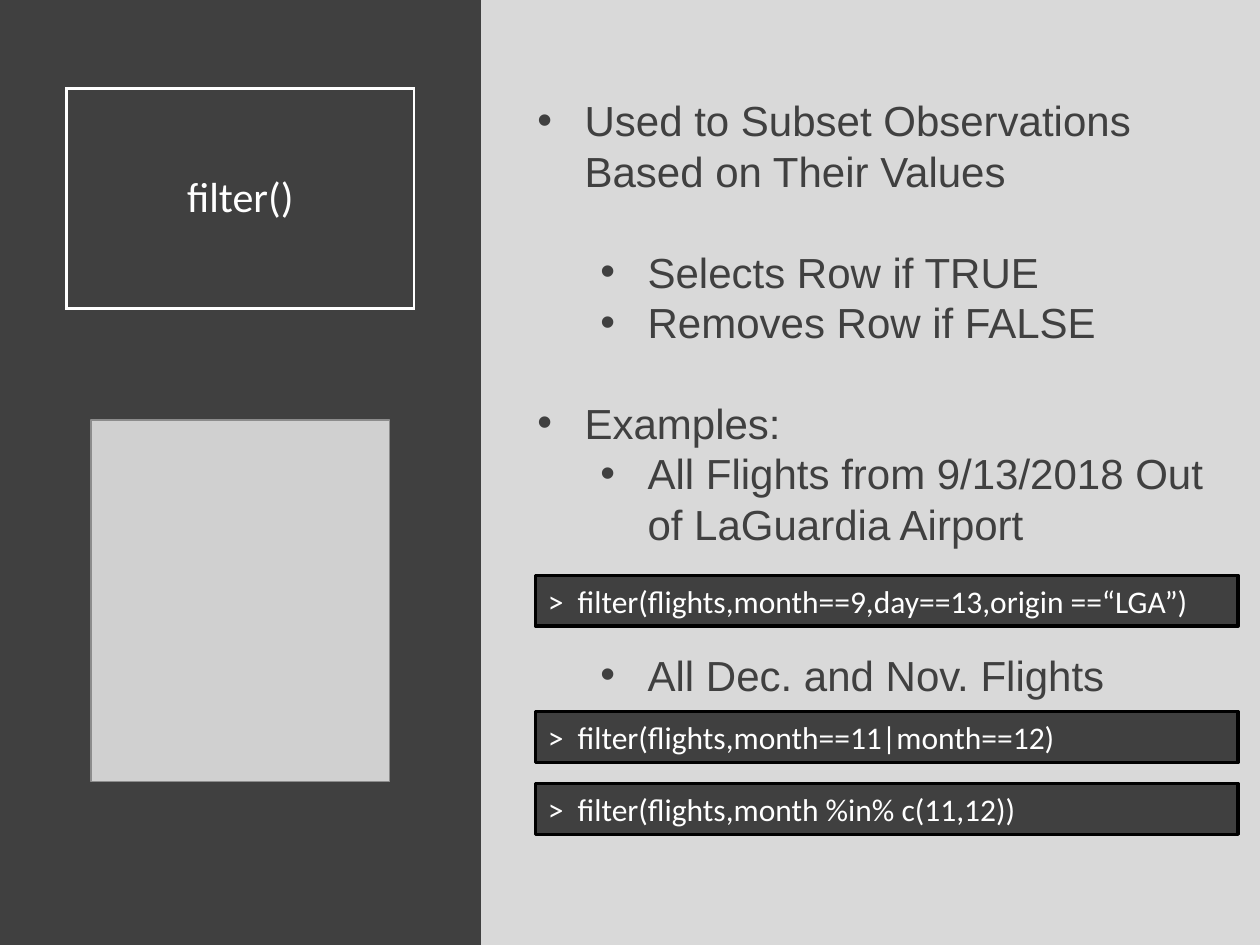
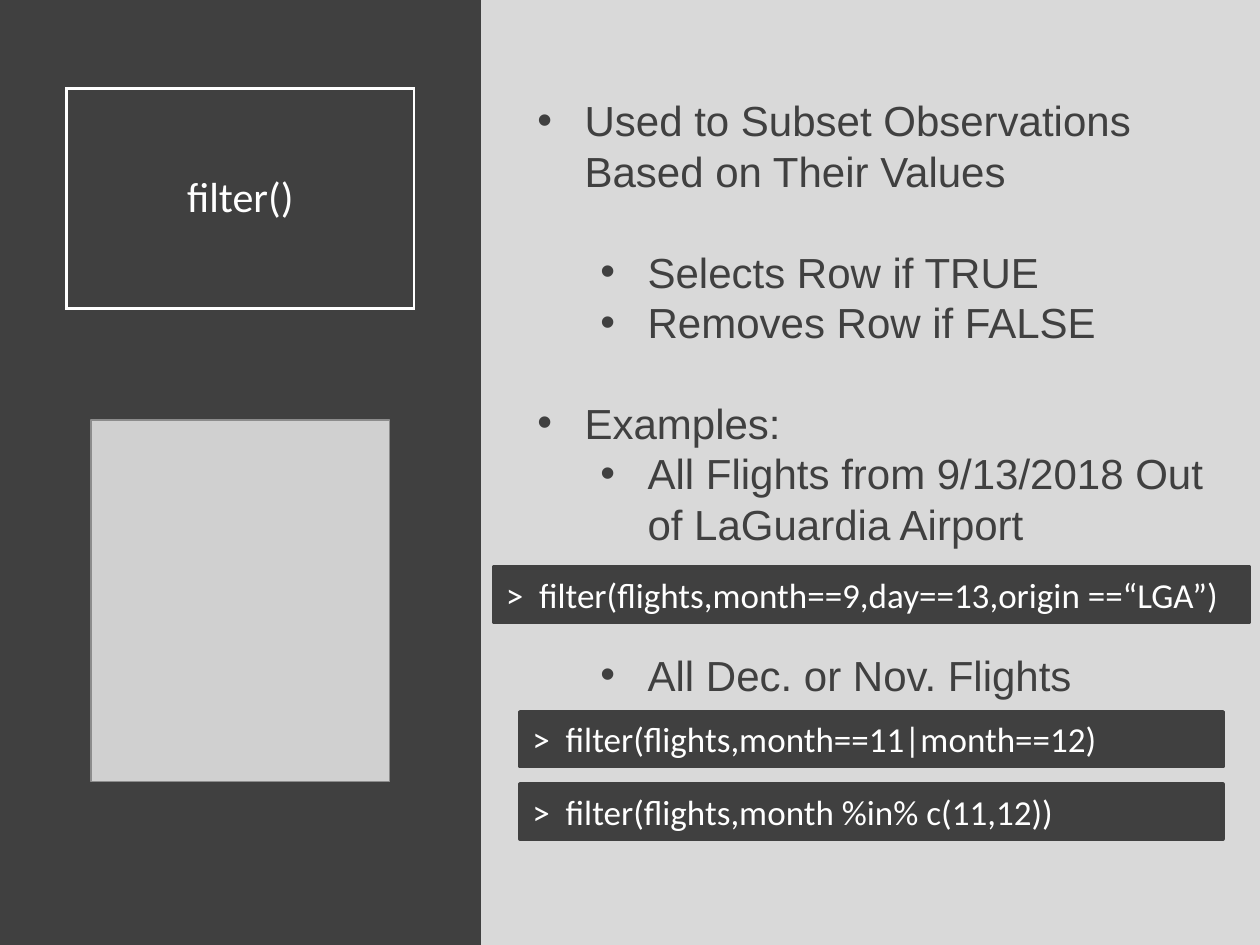
Before and after one commit to Yixf-Self/STOR320_WEBSITE, a slide deck: slide 12 of Lecture/Lecture 4/Lecture 4.pptx. Drawn at 1260x945 pixels with LibreOffice and Linux fonts; fonts in the diff are those of the drawing; grey boxes stand for pictures. Boxes give left, top, right and bottom in pixels: in the first picture for what was removed or moved away, otherwise in the second. Text is boxed around its words. In the diff, an @@ line names an element or a change of style, - is before the commit and + after.

```diff
--- a/Lecture/Lecture 4/Lecture 4.pptx
+++ b/Lecture/Lecture 4/Lecture 4.pptx
@@ size 18 to 20 pt; outline #000000 2 pt to #404040 2 pt in 3 elements at (520,712,1223,767), (520,784,1223,839), (494,567,1250,622) @@
@@ rectangle "> filter(flights,month==9,day==13,origin ==“LGA”)": place and size @@
-rectangle "> filter(flights,month==9,day==13,origin ==“LGA”)" at (536,576,1239,626)
+rectangle "> filter(flights,month==9,day==13,origin ==“LGA”)" at (494,567,1250,622)
@@ text at (648,660,1072,699): text changed @@
-  • All Dec. and Nov. Flights
+  • All Dec. or Nov. Flights
@@ rectangle "> filter(flights,month==11|month==12)": place and size @@
-rectangle "> filter(flights,month==11|month==12)" at (536,712,1239,762)
+rectangle "> filter(flights,month==11|month==12)" at (520,712,1223,767)
@@ rectangle "> filter(flights,month %in% c(11,12))": place and size @@
-rectangle "> filter(flights,month %in% c(11,12))" at (536,784,1239,834)
+rectangle "> filter(flights,month %in% c(11,12))" at (520,784,1223,839)
```
Also in this commit, not shown: 21 other slides changed, 1 slide added, 1 slide removed, 3 other files.
